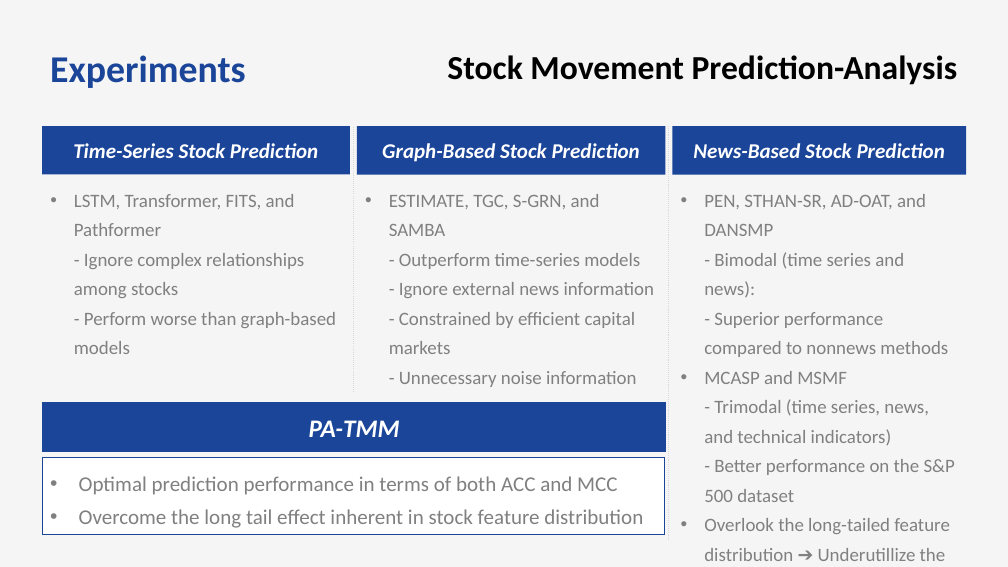
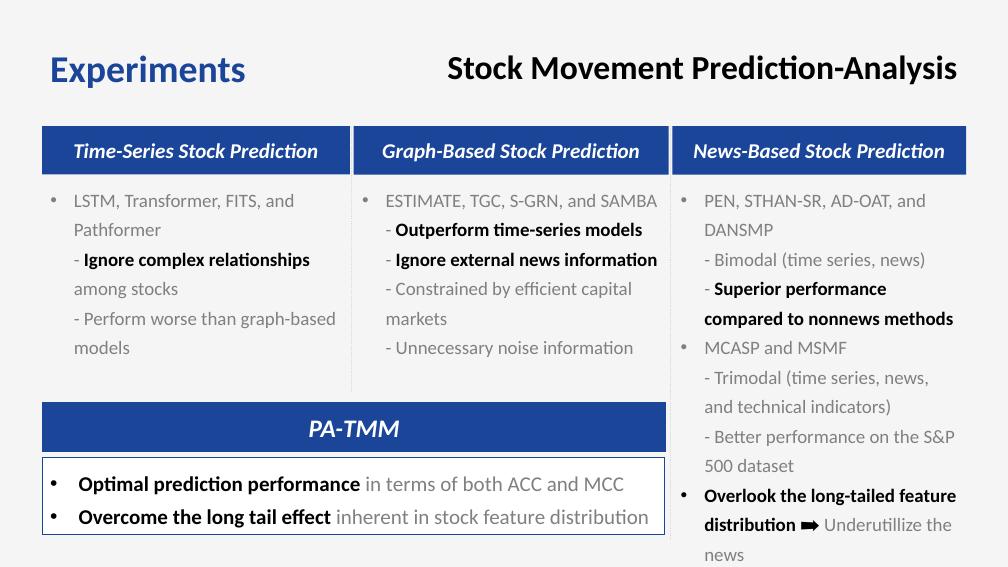
Before and after one commit to bts1991/study, a slide deck: slide 29 of 논문 Review/Others/paper_review.pptx. Drawn at 1008x567 pixels with LibreOffice and Linux fonts; fonts in the diff are those of the drawing. Boxes give left, top, right and bottom in pixels: in the first picture for what was removed or moved away, otherwise in the second. Text is boxed around its words. In the diff, an @@ line names an element or a change of style, - is before the commit and + after.

```diff
--- a/논문 Review/Others/paper_review.pptx
+++ b/논문 Review/Others/paper_review.pptx
@@ text "LSTM, Transformer, FITS, and Pathformer ..." at [74, 194, 336, 354]: text colour #808080 to #000000, bold on in "Ignore complex relationships" @@
@@ text "ESTIMATE, TGC, S-GRN, and SAMBA ..." at [386, 194, 658, 357]: text colour #808080 to #000000, bold on in "Outperform time-series models Ignore external news informati ..." @@
@@ text at [704, 194, 953, 328]: text changed @@
-  • PEN, STHAN-SR, AD-OAT, and DANSMP
-    - Bimodal (time series and news):
-    - Superior performance compared to nonnews methods
+  • PEN, STHAN-SR, AD-OAT, and DANSMP
+    - Bimodal (time series, news)
+    - Superior performance compared to nonnews methods
@@ rectangle "Optimal prediction performance in terms ..." at [43, 457, 665, 534]: text colour #808080 to #000000, bold on in "Optimal prediction performance", "Overcome the long tail effect" @@
@@ text at [704, 488, 956, 561]: text changed; text colour #808080 to #000000; bold on @@
-  • Overlook the long-tailed feature distribution ➔ Underutillize the news
+  • Overlook the long-tailed feature distribution ➡️ Underutillize the news
```
Also in this commit, not shown: 19 other slides changed, 1 slide added.
